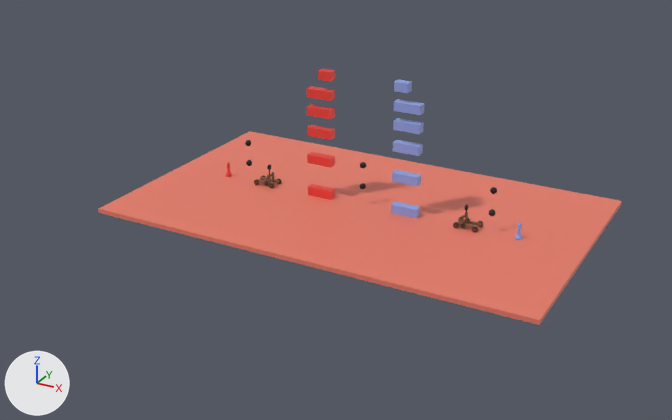
Before and after pictures for a commit that changed the glTF model public/assets/level1.glb.
Camera for both pictures: a 50 mm camera at (86.7, -169.8, 82.2) aimed at (-2.4, -7.8, 1.2). Lighting does not change. The marker at lower left points along +X, +Y and +Z. The picture after the commit comes second. Objects named as collision shapes, trigger or cutter boxes, shadow casters or lower levels of detail are left out. Where no turn or scale is listed for an object, it has been applied to the vertices.

The scene before the commit, as lines of its bpy script (objects in view):
```python
mat_groundcolour = principled_material('GroundColour')
mat_groundcolour.base_color = (0.8, 0.198, 0.137)  # red #e77b67
me_plane = bpy.data.meshes.new('Plane')
me_plane.from_pydata(...)  # a box spanning x -50.0..50.0, y -15.0..15.0, z -1.0..0.0
me_plane.materials.append(mat_groundcolour)  # red #e77b67
ob_plane_colvis = bpy.data.objects.new('Plane-ColVis', me_plane)
ob_plane_colvis.parent = ob_ground
ob_plane_colvis.location = (0.0, 0.0, 0.0)
ob_plane_colvis.scale = (1.0, 2.0, 1.0)
```
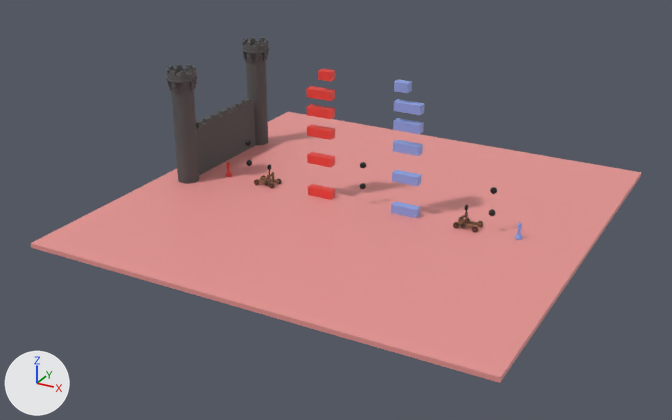
Commit message: update level asset

Pixel boxes [x1, y1, x2, y2] of what changed, in the pictures (672 x 420 px):
'Plane-ColVis', recoloured, rescaled (red to pink, 16% wider, 39% taller)
    before: [98, 131, 622, 325]
    after: [31, 112, 641, 383]
'Cylinder', added
    after: [166, 64, 199, 184]
'Cylinder.001', added
    after: [242, 37, 269, 145]
'wall.002', added
    after: [219, 98, 256, 161]
'wall.001', added
    after: [196, 113, 226, 175]

Diff of the bpy script that builds the scene:
```diff
--- a/public/assets/level1.glb.py
+++ b/public/assets/level1.glb.py
@@ mat_groundcolour @@
 mat_groundcolour = principled_material('GroundColour')
-mat_groundcolour.base_color = (0.8, 0.198, 0.137)  # red #e77b67
+mat_groundcolour.base_color = (0.8, 0.301, 0.288)  # pink #e79592
@@ mat_castle @@
+mat_castle = principled_material('castle')
+mat_castle.base_color = (0.092, 0.092, 0.092)  # dark grey #565656
+mat_castle.roughness = 0.832
@@ me_cube_021 @@
+me_cube_021.from_pydata(...)  # 56 vertices, 100 faces; spans x -0.64..0.64, y -7.78..5.79, z -6.46..6.49
+me_cube_021.materials.append(mat_castle)  # dark grey #565656
@@ me_cylinder @@
+me_cylinder.from_pydata(...)  # 7560 vertices, 15022 faces; spans x -3.4..3.4, y -3.4..3.4, z 0.0..27.1
+me_cylinder.materials.append(mat_castle)  # dark grey #565656
@@ me_cylinder_002 @@
+me_cylinder_002.from_pydata(...)  # 7560 vertices, 15022 faces; spans x -3.4..3.4, y -3.4..3.4, z 0.0..27.1
+me_cylinder_002.materials.append(mat_castle)  # dark grey #565656
@@ ob_plane_colvis @@
 ob_plane_colvis.location = (0.0, 0.0, 0.0)
-ob_plane_colvis.scale = (1.0, 2.0, 1.0)
+ob_plane_colvis.scale = (1.0, 3.33, 1.0)
@@ ob_wall_002 @@
+ob_wall_002 = bpy.data.objects.new('wall.002', me_cube_021)
+ob_wall_002.location = (-43.0, 15.6, 6.4)
@@ ob_wall_001 @@
+ob_wall_001 = bpy.data.objects.new('wall.001', me_cube_021.copy())
+ob_wall_001.location = (-43.0, 2.0, 6.4)
@@ ob_cylinder @@
+ob_cylinder = bpy.data.objects.new('Cylinder', me_cylinder)
+ob_cylinder.location = (-43.0, -6.5, 0.0)
@@ ob_cylinder_001 @@
+ob_cylinder_001 = bpy.data.objects.new('Cylinder.001', me_cylinder_002)
+ob_cylinder_001.location = (-43.0, 23.8, 0.0)
```
